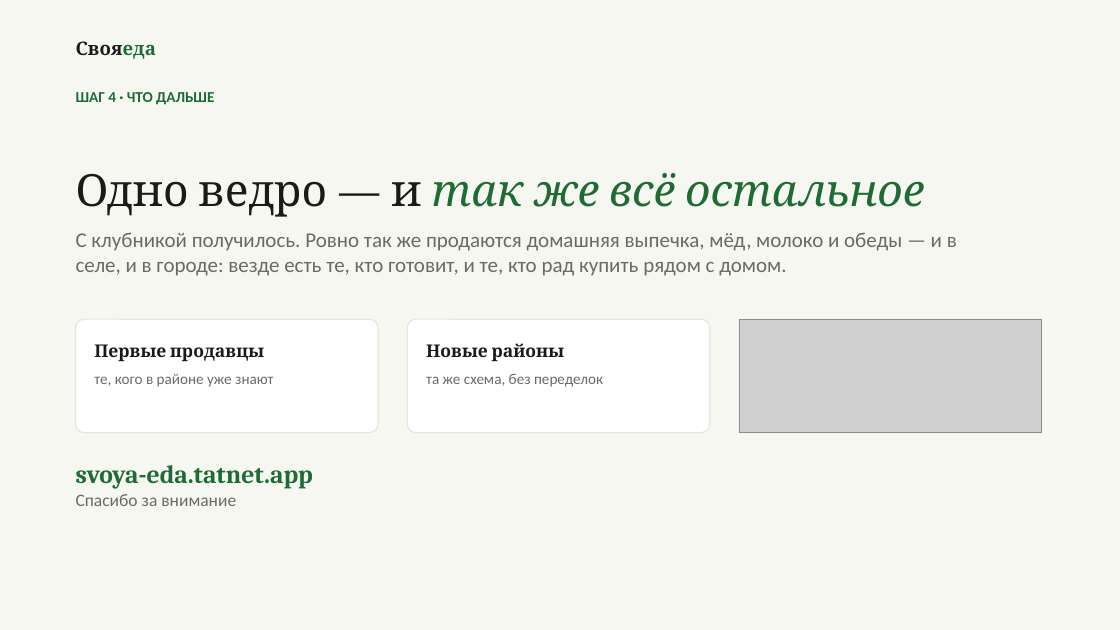
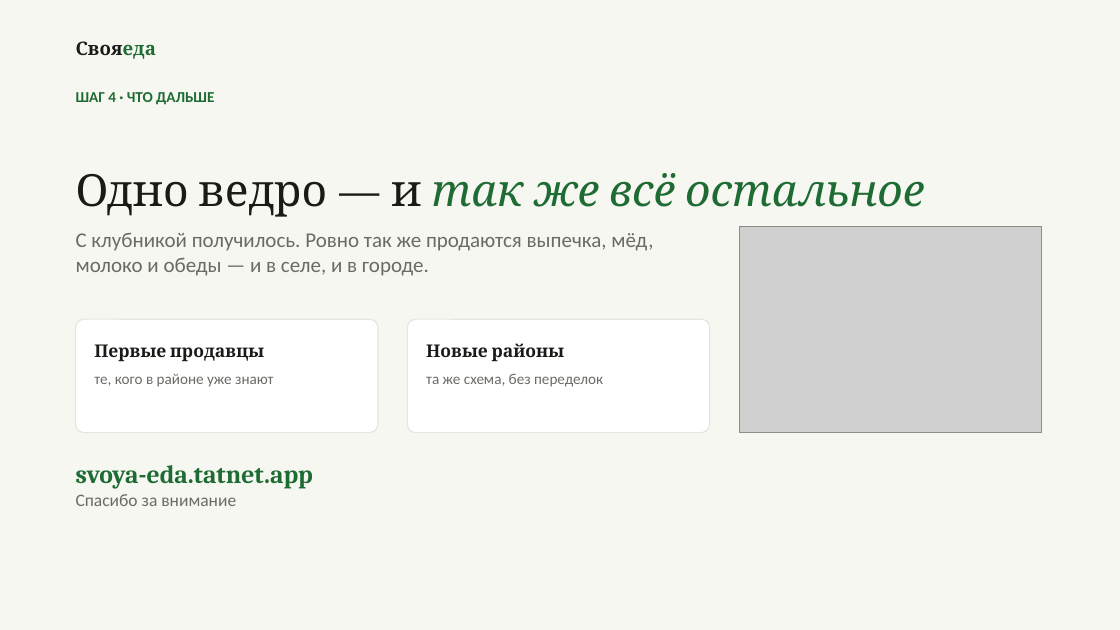
Before and after one commit to amirfazulen-byte/project, a slide deck: slide 5 of deck/СвояЕда.pptx. Drawn at 1120x630 pixels with LibreOffice and Linux fonts; fonts in the diff are those of the drawing; grey boxes stand for pictures. Boxes give left, top, right and bottom in pixels: in the first picture for what was removed or moved away, otherwise in the second. Text is boxed around its words. In the diff, an @@ line names an element or a change of style, - is before the commit and + after.

```diff
--- a/deck/СвояЕда.pptx
+++ b/deck/СвояЕда.pptx
@@ text at (76,233,653,276): text changed @@
-С клубникой получилось. Ровно так же продаются домашняя выпечка, мёд, молоко и обеды — и в селе, и в городе: везде есть те, кто готовит, и те, кто рад купить рядом с домом.
+С клубникой получилось. Ровно так же продаются выпечка, мёд,
+молоко и обеды — и в селе, и в городе.
@@ picture: place and size @@
-picture at (739,319,1042,433)
+picture at (739,227,1042,433)
```
Also in this commit, not shown: 1 other slide changed, 7 other files.
